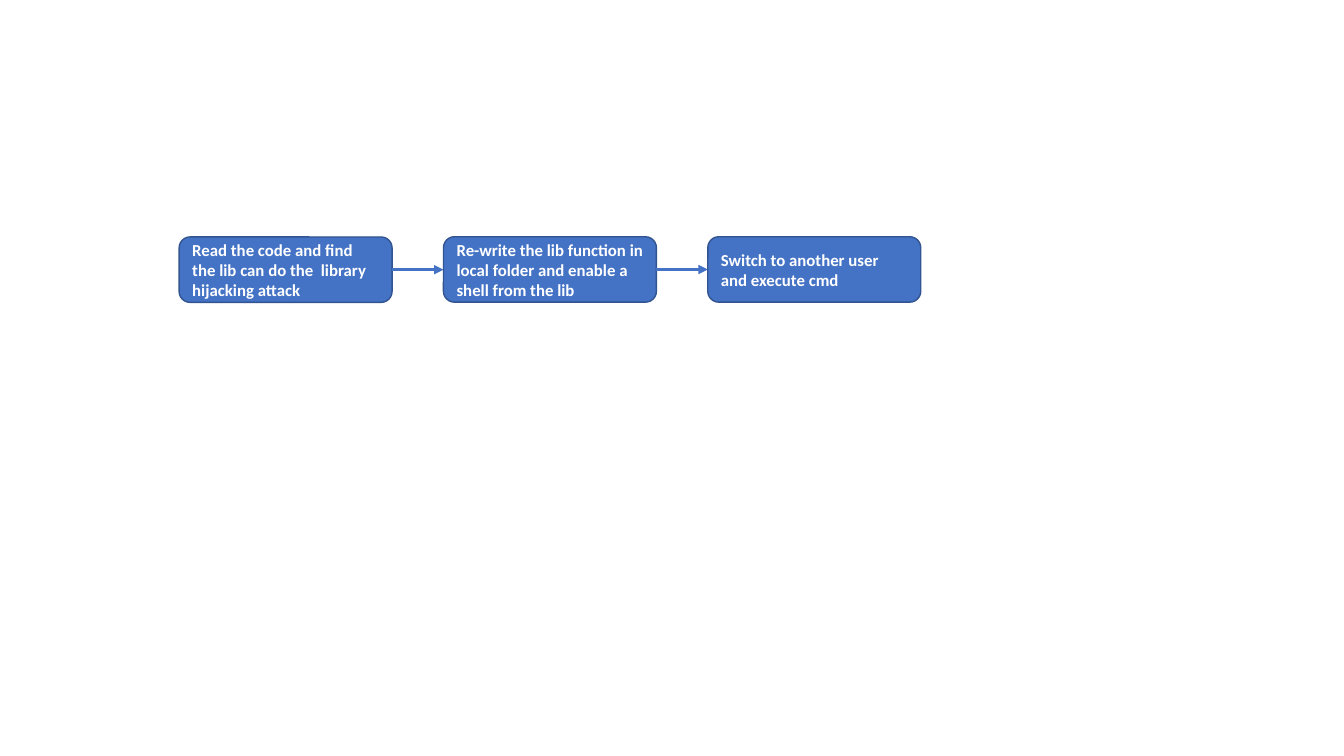
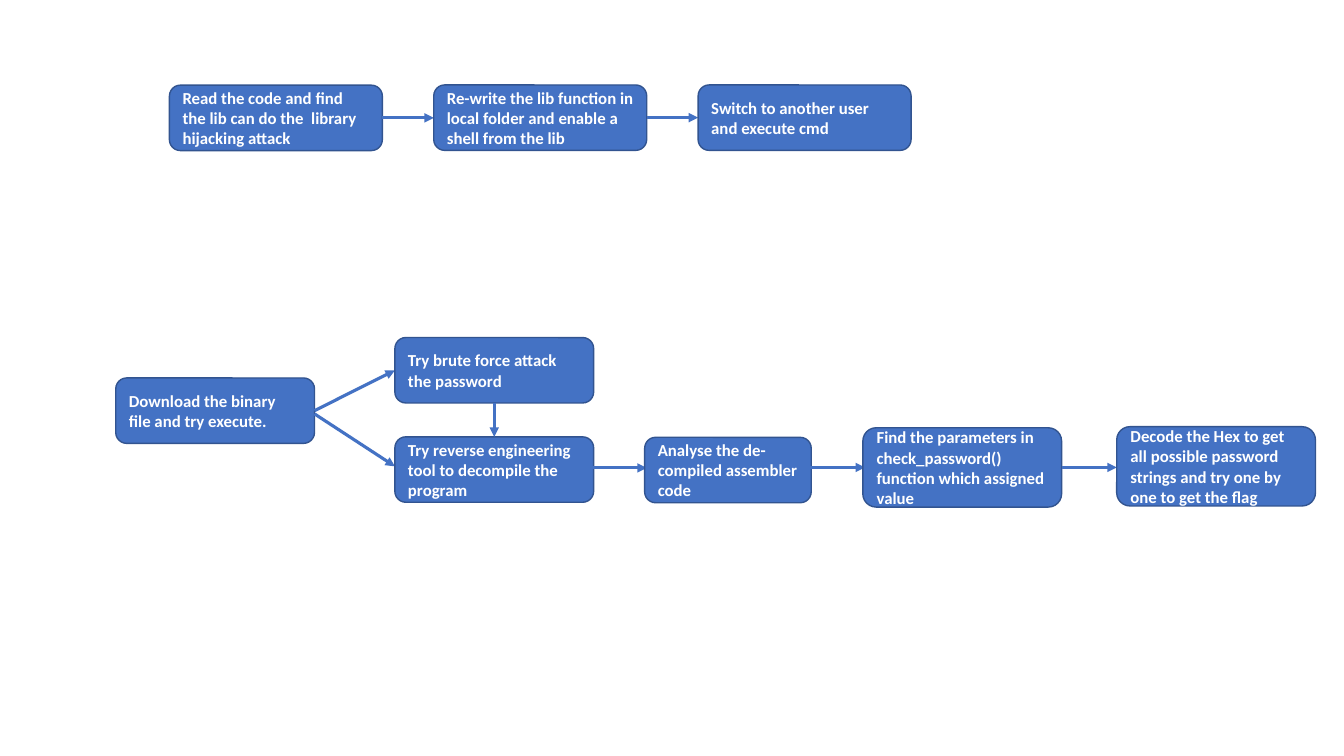
Before and after one commit to LiuYuancheng/ChatGPT_on_CTF, a slide deck: slide 1 of doc/diagrams.pptx. Drawn at 1344x756 pixels with LibreOffice and Linux fonts; fonts in the diff are those of the drawing. Boxes give left, top, right and bottom in pixels: in the first picture for what was removed or moved away, otherwise in the second. Text is boxed around its words. In the diff, an @@ line names an element or a change of style, - is before the commit and + after.

Commit message:
Added the test case 6 reverse engineer.

```diff
--- a/doc/diagrams.pptx
+++ b/doc/diagrams.pptx
@@ 3 rounded rectangles, 2 arrows: place and size @@
-3 rounded rectangles, 2 arrows at <box>179,237,921,302</box>
+3 rounded rectangles, 2 arrows at <box>169,85,911,151</box>
@@ rounded rectangle added at <box>395,338,594,403</box>, fill #4472C4, outline #325491 1 pt, 12 pt, text #FFFFFF, bold @@
+Try brute force attack the password
@@ rounded rectangle added at <box>116,378,315,444</box>, fill #4472C4, outline #325491 1 pt, 12 pt, text #FFFFFF, bold @@
+Download the binary file and try execute.
@@ arrow added from (315, 410) to (395, 370), #4472C4 2.25 pt @@
@@ arrow added from (315, 414) to (395, 467), #4472C4 2.25 pt @@
@@ arrow added from (494, 403) to (494, 437), #4472C4 2.25 pt @@
@@ rounded rectangle added at <box>395,437,594,502</box>, fill #4472C4, outline #325491 1 pt, 12 pt, text #FFFFFF, bold @@
+Try reverse engineering tool to decompile the program
@@ rounded rectangle added at <box>645,438,812,503</box>, fill #4472C4, outline #325491 1 pt, 12 pt, text #FFFFFF, bold @@
+Analyse the de-compiled assembler code
@@ rounded rectangle added at <box>863,427,1062,507</box>, fill #4472C4, outline #325491 1 pt, 12 pt, text #FFFFFF, bold @@
+Find the parameters in check_password() function which assigned value
@@ rounded rectangle added at <box>1117,426,1316,506</box>, fill #4472C4, outline #325491 1 pt, 12 pt, text #FFFFFF, bold @@
+Decode the Hex to get all possible password strings and try one by one to get the flag
@@ arrow added from (592, 468) to (647, 468), #4472C4 2.25 pt @@
@@ arrow added from (810, 468) to (865, 468), #4472C4 2.25 pt @@
@@ arrow added from (1062, 468) to (1117, 468), #4472C4 2.25 pt @@
```
Also in this commit, not shown: 10 other files.
